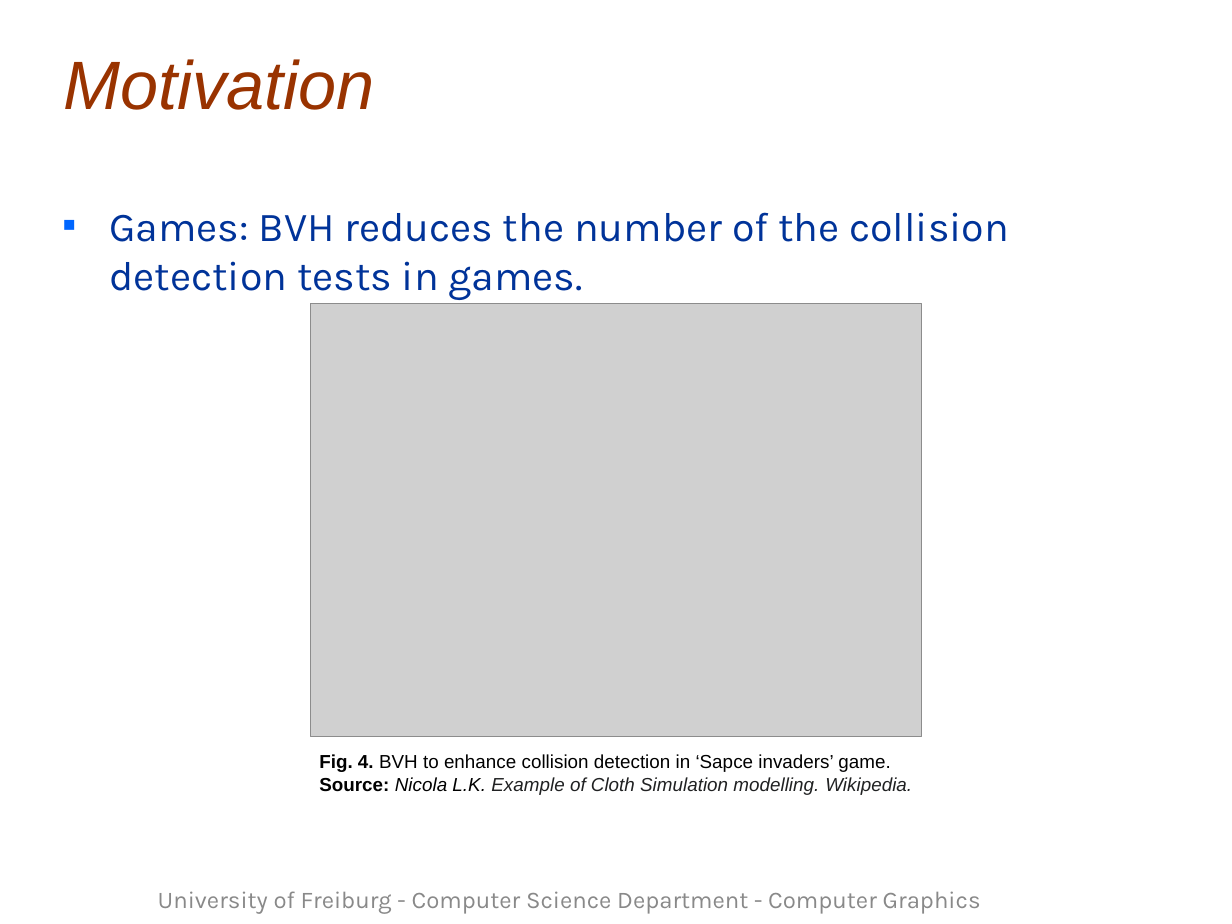
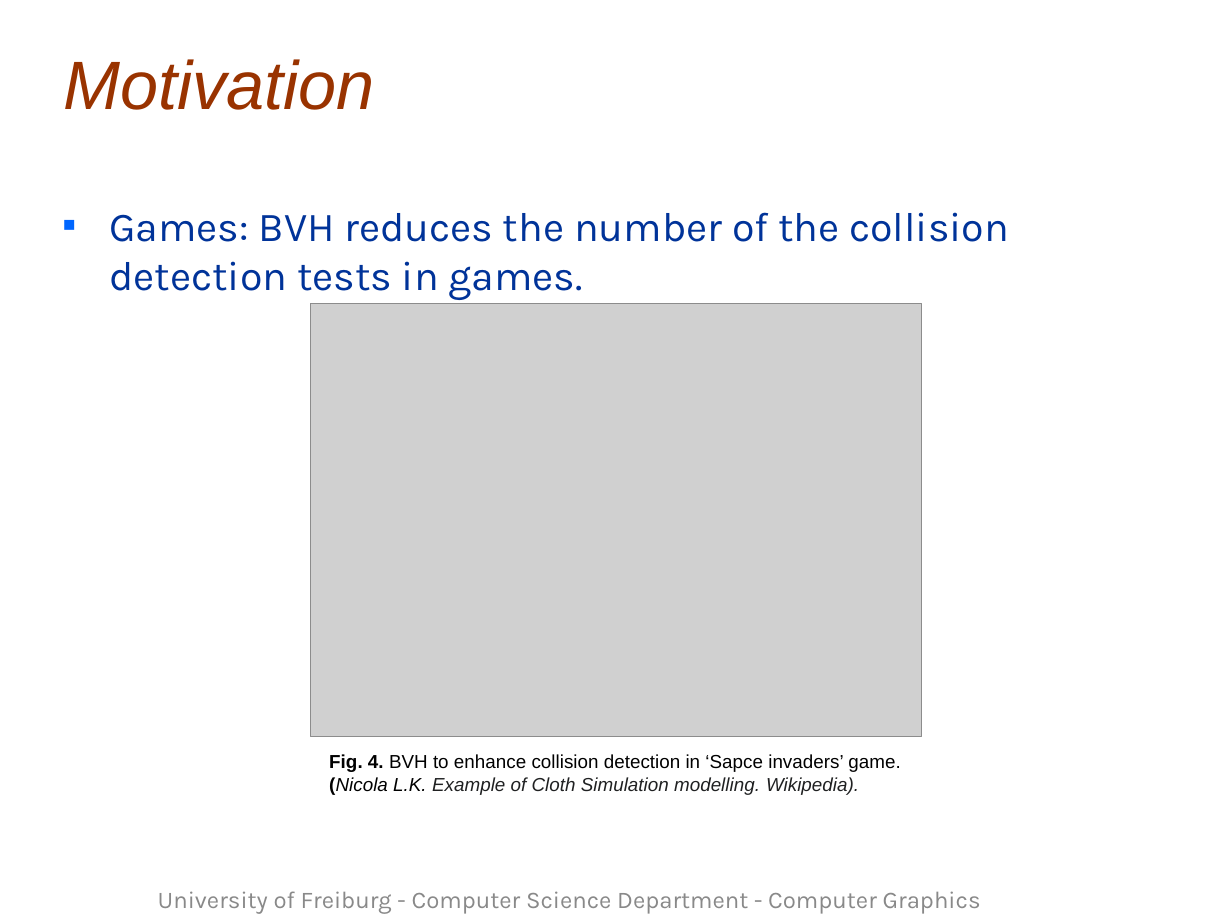
Before and after one commit to Alhajras/Raytracer, a slide deck: slide 8 of Seminar/template (1).ppt. Drawn at 1232x924 pixels with LibreOffice and Linux fonts; fonts in the diff are those of the drawing; grey boxes stand for pictures; background and template pictures are left out. Boxes give left, top, right and bottom in pixels: in the first picture for what was removed or moved away, otherwise in the second. Text is boxed around its words. In the diff, an @@ line names an element or a change of style, - is before the commit and + after.

```diff
--- a/Seminar/template (1).ppt
+++ b/Seminar/template (1).ppt
@@ text "Fig. 4. BVH to enhance ..." moved from (x1=319, y1=754, x2=912, y2=795) to (x1=329, y1=754, x2=900, y2=795) @@
@@ text at (x1=329, y1=777, x2=859, y2=795): text changed @@
-Source: Nicola L.K. Example of Cloth Simulation modelling. Wikipedia.
+(Nicola L.K. Example of Cloth Simulation modelling. Wikipedia).
```
Also in this commit, not shown: 10 other slides changed, 3 slides added.
